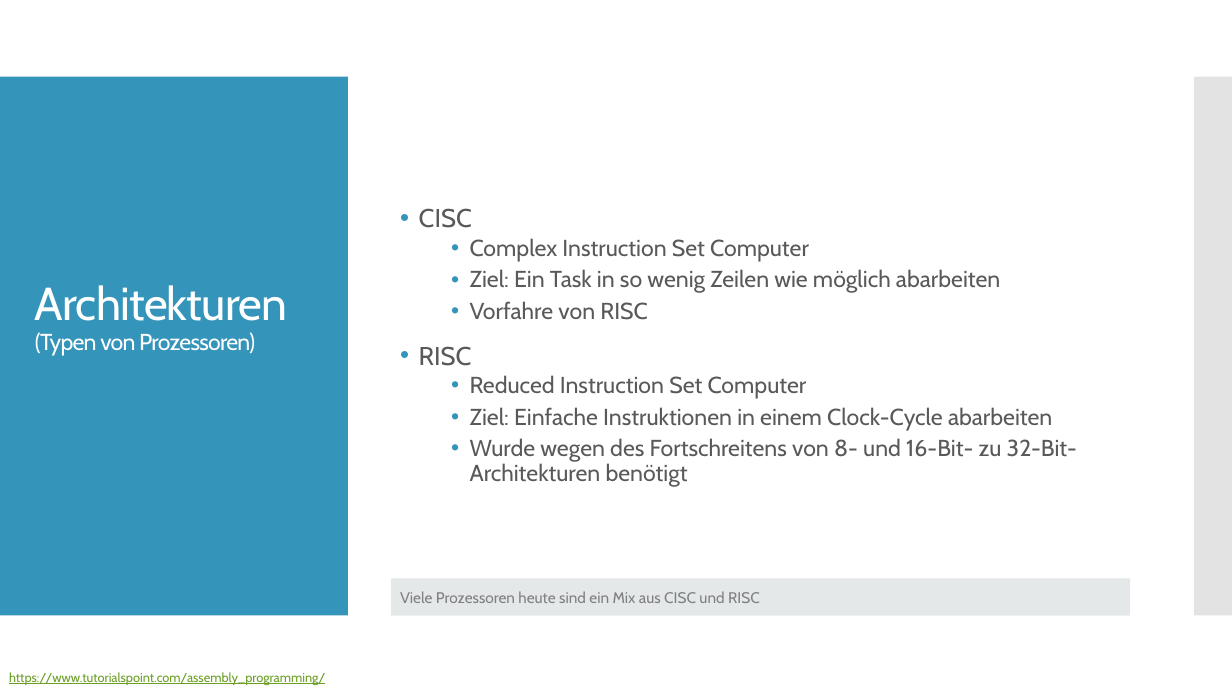
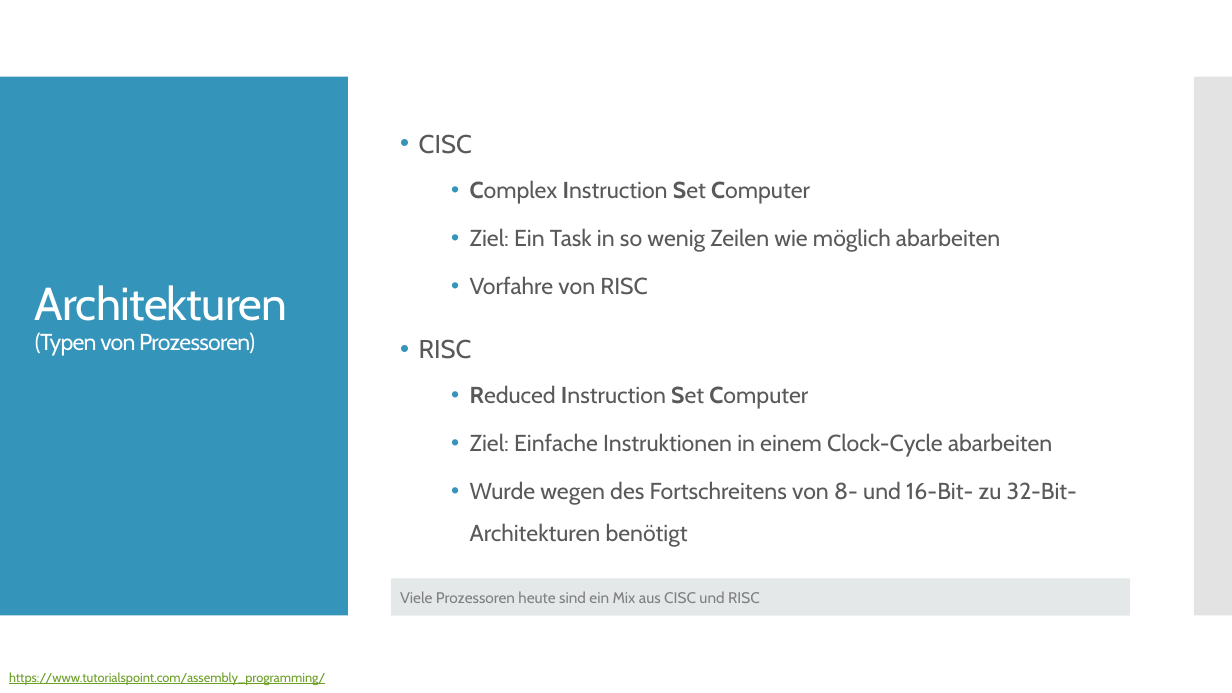
Before and after one commit to christopherchristensen/assembler, a slide deck: slide 4 of docs/ppt/presentation.pptx. Drawn at 1232x693 pixels with LibreOffice and Linux fonts; fonts in the diff are those of the drawing. Boxes give left, top, right and bottom in pixels: in the first picture for what was removed or moved away, otherwise in the second. Text is boxed around its words. In the diff, an @@ line names an element or a change of style, - is before the commit and + after.

```diff
--- a/docs/ppt/presentation.pptx
+++ b/docs/ppt/presentation.pptx
@@ text "CISC": place and size @@
-text "CISC" at (419,208,1077,487)
+text "CISC" at (419,134,1077,547)
@@ text "CISC" at (419,134,1077,547): bold on in "Complex Instruction Set Computer", "Reduced Instruction Set Computer"; line spacing 0.9 to 1.5 @@
```
Also in this commit, not shown: 3 other slides changed, 4 slides added, 2 other files.
